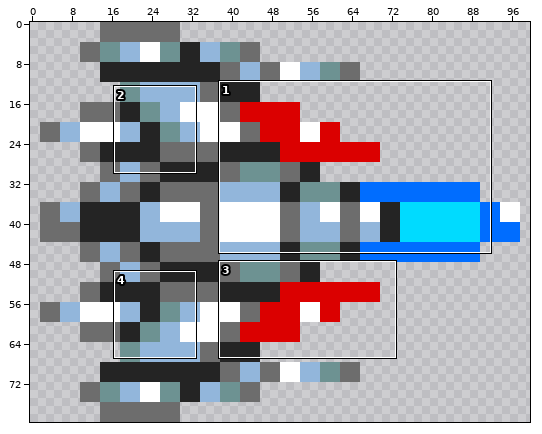
Two versions of one sprite sheet, android/assets/gameobjects/SpaceShip_02.png. The picture above shows the old version from afar; the outline marks the close-up.
Close-up. The starting point:
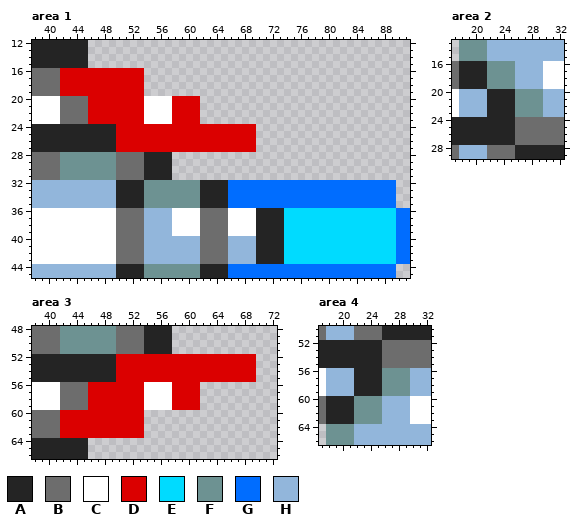
The file is 100x80 pixels. Shown: area 1: x 38..91, y 12..45; area 2: x 17..32, y 13..29; area 3: x 38..72, y 48..66; area 4: x 17..32, y 50..66.
Palette (. is transparent): A #242424  B #6d6d6d  C #ffffff  D #db0000  E #00dbff  F #6d9292  G #006dff  H #92b6db
Now the later version:
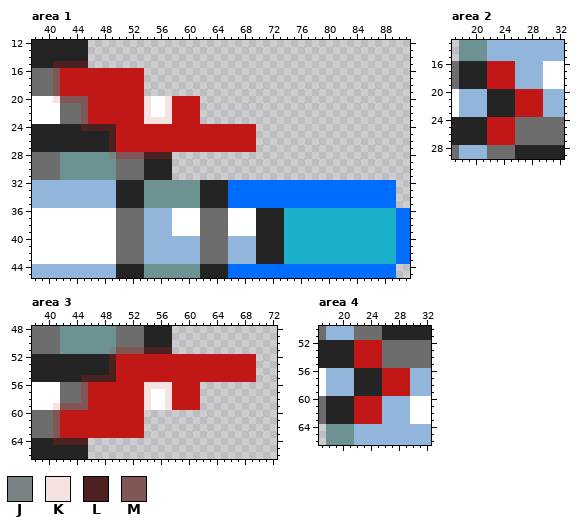
Colours new in this view: J #788383  K #f7e2e2  L #4e2121  M #835656
What changed:
Colour D changes from #db0000 to #c11717.
Colour E changes from #00dbff to #1bb0c9.
Area 1:
Colour J replaces colour F in row 28 at x 49.
Colour K replaces colour C in row 20 at x 41, 54 and 57; in rows 21 to 22 at x 54 and 57; in row 23 at x 54 to 57.
Colour L replaces colour A in row 15 at x 41 to 45; in row 24 at x 45 to 49; in rows 25 to 27 at x 49; in row 28 at x 54 to 57.
Colour M replaces colour B in rows 16 to 19 at x 41; in row 20 at x 42 to 45; in rows 21 to 23 at x 45; in row 28 at x 50 to 53.
Area 2:
Colour D replaces colour A in rows 24 to 27 at x 22 to 25.
Colour D replaces colour F in rows 16 to 19 at x 22 to 25; in rows 20 to 23 at x 26 to 29.
Area 3:
Colour J replaces colour F in row 51 at x 49.
Colour K replaces colour C in row 56 at x 54 to 57; in rows 57 to 58 at x 54 and 57; in row 59 at x 41, 54 and 57.
Colour L replaces colour A in row 51 at x 54 to 57; in rows 52 to 54 at x 49; in row 55 at x 45 to 49; in row 64 at x 41 to 45.
Colour M replaces colour B in row 51 at x 50 to 53; in rows 56 to 58 at x 45; in row 59 at x 42 to 45; in rows 60 to 63 at x 41.
Area 4:
Colour D replaces colour A in rows 52 to 55 at x 22 to 25.
Colour D replaces colour F in rows 56 to 59 at x 26 to 29; in rows 60 to 63 at x 22 to 25.
Changed places in both close-ups, as pixel boxes (x1, y1, x2, y2):
changed: (53, 61, 256, 159)
changed: (284, 208, 396, 264)
changed: (487, 61, 543, 145)
changed: (53, 347, 256, 445)
changed: (354, 340, 410, 424)
